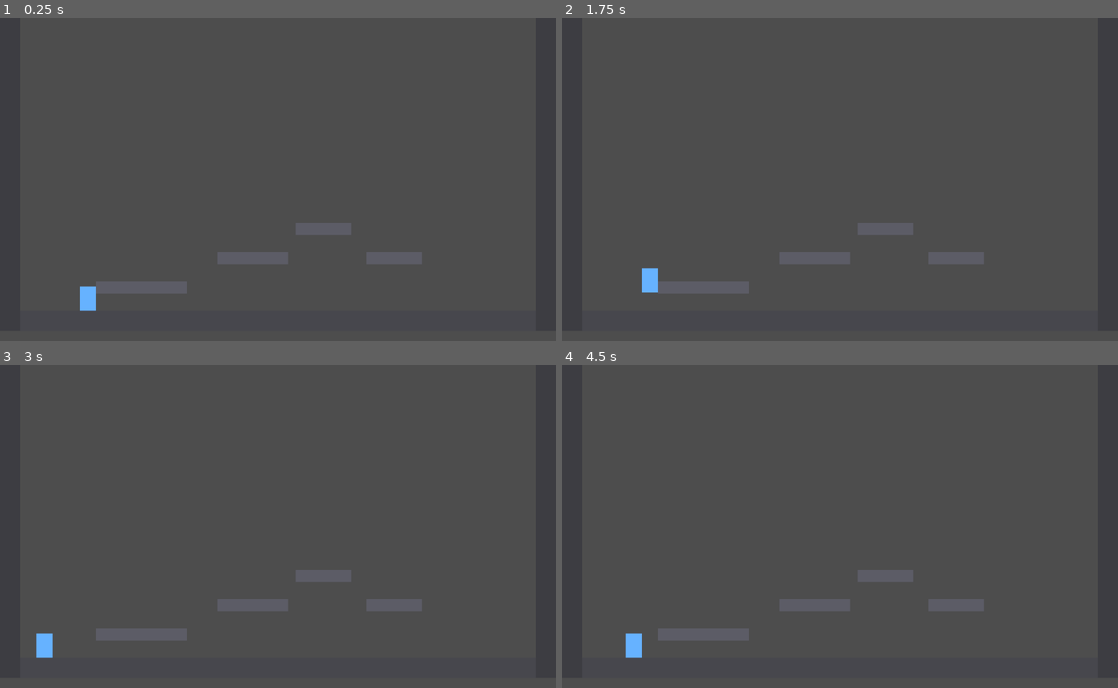
Above: before the commit, frames 1-4 (two rows, left to right).
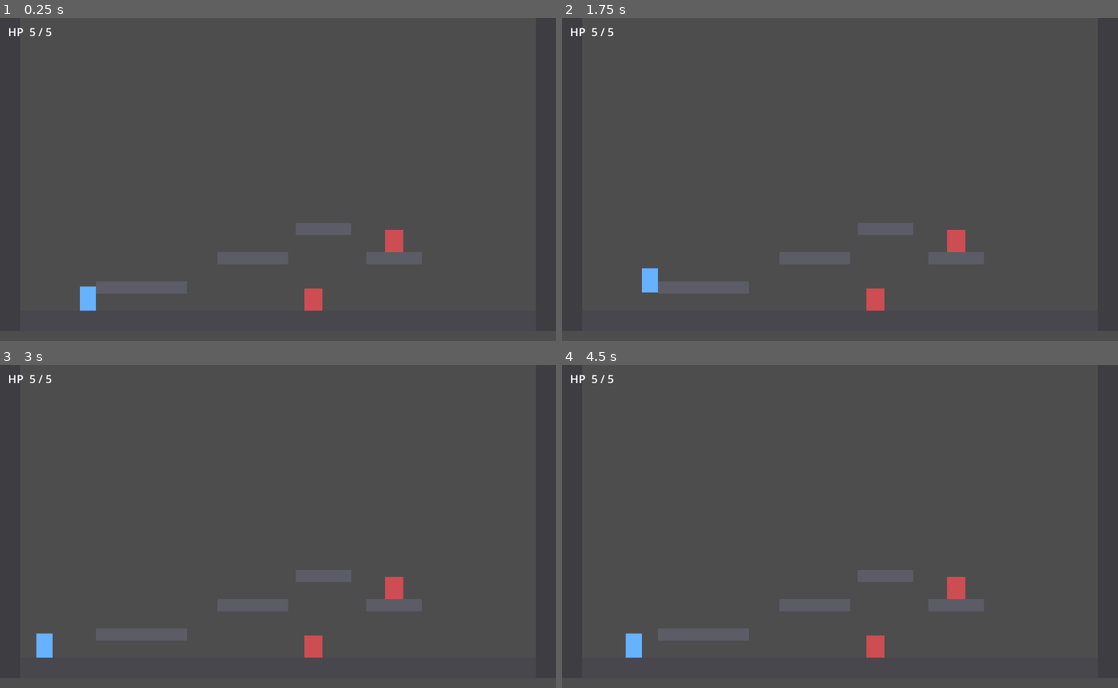
Above: after the commit, the same moments.

Repository: TrittoG/austral
Game: Godot game, scene res://scenes/test_room.tscn
Two runs of this game, one before a commit and one after it. Both use one fixed random seed, a clock stepped at 60 frames per second and the inputs below.
Inputs:
- Up to frame 1 (0.25 s): no input
- Up to frame 2 (1.75 s): tap Enter at 0.5 s; hold S (look_down, bound only after the commit) 0.53-1.28 s; hold D (move_right) from 0.53 s (still down); tap J (attack, bound only after the commit) at 0.6 s; tap Space (jump) at 0.77, 1.52 s; tap S (look_down, bound only after the commit) at 1.35 s; tap W (look_up, bound only after the commit) at 1.55 s
- Up to frame 3 (3 s): release D (move_right) at 2.03 s; hold A (move_left) 2.03-2.78 s; hold W (look_up, bound only after the commit) 2.03-2.78 s; tap J (attack, bound only after the commit) at 2.3, 2.85 s; hold D (move_right) from 2.78 s (still down)
- Up to frame 4 (4.5 s): tap Space (jump) at 3.02, 3.77 s; tap S (look_down, bound only after the commit) at 3.05 s; hold S (look_down, bound only after the commit) 3.53-4.28 s; tap W (look_up, bound only after the commit) at 3.8, 4.35 s; release D (move_right) at 4.28 s; hold A (move_left) from 4.28 s (still down)

The runs differ from the first frame. In frame 1, 0.5% of the frame differs, in the area x 1-73%, y 3-91%; in frame 2, 0.5%; in frame 3, 0.5%; in frame 4, 0.5%.

Commit message:
Fase 1: Combate y vida
- Ataque melee (el nail): hitbox temporal en 4 direcciones, con
  duracion/cooldown/alcance @export. Apuntado con look_up/look_down.
- Feedback de impacto: hitstop (autoload Juice), knockback y flash
  los aplica quien recibe el golpe.
- Pogo: golpe hacia abajo en el aire rebota hacia arriba.
- Vida del player: HP, i-frames con parpadeo, knockback al ser golpeado,
  respawn provisorio al morir (hasta checkpoints en Fase 5).
- Enemy dummy: saco de boxeo con vida, recibe golpes y dania al tocar.
- HUD minimo de HP. Input map: jump solo barra, +look_up/down +attack.
- Capas de colision separadas para hurtbox/hitbox de player y enemigo.

Co-Authored-By: Claude Opus 4.8 <noreply@anthropic.com>

Diff:
--- a/project.godot
+++ b/project.godot
@@ -40,9 +40,30 @@
 jump={
 "deadzone": 0.5,
 "events": [Object(InputEventKey,"resource_local_to_scene":false,"resource_name":"","device":-1,"window_id":0,"alt_press …(190 unchanged characters)…
+]
+}
+look_up={
+"deadzone": 0.5,
+"events": [Object(InputEventKey,"resource_local_to_scene":false,"resource_name":"","device":-1,"window_id":0,"alt_pressed":false,"shift_pressed":false,"ctrl_pressed":false,"meta_pressed":false,"pressed":false,"keycode":0,"physical_keycode":87,"key_label":0,"unicode":0,"location":0,"echo":false,"script":null)
 , Object(InputEventKey,"resource_local_to_scene":false,"resource_name":"","device":-1,"window_id":0,"alt_pressed":false …(186 unchanged characters)…
 ]
 }
+look_down={
+"deadzone": 0.5,
+"events": [Object(InputEventKey,"resource_local_to_scene":false,"resource_name":"","device":-1,"window_id":0,"alt_pressed":false,"shift_pressed":false,"ctrl_pressed":false,"meta_pressed":false,"pressed":false,"keycode":0,"physical_keycode":83,"key_label":0,"unicode":0,"location":0,"echo":false,"script":null)
+, Object(InputEventKey,"resource_local_to_scene":false,"resource_name":"","device":-1,"window_id":0,"alt_pressed":false,"shift_pressed":false,"ctrl_pressed":false,"meta_pressed":false,"pressed":false,"keycode":0,"physical_keycode":4194322,"key_label":0,"unicode":0,"location":0,"echo":false,"script":null)
+]
+}
+attack={
+"deadzone": 0.5,
+"events": [Object(InputEventKey,"resource_local_to_scene":false,"resource_name":"","device":-1,"window_id":0,"alt_pressed":false,"shift_pressed":false,"ctrl_pressed":false,"meta_pressed":false,"pressed":false,"keycode":0,"physical_keycode":74,"key_label":0,"unicode":0,"location":0,"echo":false,"script":null)
+, Object(InputEventKey,"resource_local_to_scene":false,"resource_name":"","device":-1,"window_id":0,"alt_pressed":false,"shift_pressed":false,"ctrl_pressed":false,"meta_pressed":false,"pressed":false,"keycode":0,"physical_keycode":88,"key_label":0,"unicode":0,"location":0,"echo":false,"script":null)
+]
+}
+
+[autoload]
+
+Juice="*res://scripts/juice.gd"
 
 [rendering]
 
--- /dev/null
+++ b/scenes/enemy_dummy.tscn
@@ -0,0 +1,43 @@
+[gd_scene load_steps=5 format=3 uid="uid://d0dummy00argen"]
+
+[ext_resource type="Script" path="res://scripts/enemy_dummy.gd" id="1_dummy"]
+
+[sub_resource type="RectangleShape2D" id="RectangleShape2D_dummy_body"]
+size = Vector2(36, 44)
+
+[sub_resource type="RectangleShape2D" id="RectangleShape2D_dummy_hurt"]
+size = Vector2(36, 44)
+
+[sub_resource type="RectangleShape2D" id="RectangleShape2D_dummy_contact"]
+size = Vector2(40, 48)
+
+[node name="EnemyDummy" type="CharacterBody2D"]
+collision_layer = 4
+collision_mask = 1
+script = ExtResource("1_dummy")
+
+[node name="CollisionShape2D" type="CollisionShape2D" parent="."]
+shape = SubResource("RectangleShape2D_dummy_body")
+
+[node name="Body" type="ColorRect" parent="."]
+offset_left = -18.0
+offset_top = -22.0
+offset_right = 18.0
+offset_bottom = 22.0
+color = Color(0.8, 0.3, 0.32, 1)
+
+[node name="Hurtbox" type="Area2D" parent="." groups=["enemy_hurtbox"]]
+collision_layer = 16
+collision_mask = 0
+monitoring = false
+
+[node name="CollisionShape2D" type="CollisionShape2D" parent="Hurtbox"]
+shape = SubResource("RectangleShape2D_dummy_hurt")
+
+[node name="ContactDamage" type="Area2D" parent="." groups=["enemy_hitbox"]]
+collision_layer = 32
+collision_mask = 0
+monitoring = false
+
+[node name="CollisionShape2D" type="CollisionShape2D" parent="ContactDamage"]
+shape = SubResource("RectangleShape2D_dummy_contact")
--- a/scenes/player.tscn
+++ b/scenes/player.tscn
@@ -1,11 +1,19 @@
-[gd_scene load_steps=3 format=3 uid="uid://b8player0argen"]
+[gd_scene load_steps=5 format=3 uid="uid://b8player0argen"]
 
 [ext_resource type="Script" path="res://scripts/player.gd" id="1_player"]
 
 [sub_resource type="RectangleShape2D" id="RectangleShape2D_body"]
 size = Vector2(32, 48)
 
+[sub_resource type="RectangleShape2D" id="RectangleShape2D_sword"]
+size = Vector2(50, 44)
+
+[sub_resource type="RectangleShape2D" id="RectangleShape2D_hurt"]
+size = Vector2(32, 48)
+
 [node name="Player" type="CharacterBody2D"]
+collision_layer = 2
+collision_mask = 1
 script = ExtResource("1_player")
 
 [node name="CollisionShape2D" type="CollisionShape2D" parent="."]
@@ -17,3 +25,20 @@
 offset_right = 16.0
 offset_bottom = 24.0
 color = Color(0.4, 0.7, 1, 1)
+
+[node name="Sword" type="Area2D" parent="."]
+collision_layer = 0
+collision_mask = 16
+monitorable = false
+
+[node name="CollisionShape2D" type="CollisionShape2D" parent="Sword"]
+position = Vector2(33, 0)
+shape = SubResource("RectangleShape2D_sword")
+disabled = true
+
+[node name="Hurtbox" type="Area2D" parent="."]
+collision_layer = 64
+collision_mask = 32
+
+[node name="CollisionShape2D" type="CollisionShape2D" parent="Hurtbox"]
+shape = SubResource("RectangleShape2D_hurt")
--- a/scenes/test_room.tscn
+++ b/scenes/test_room.tscn
@@ -1,6 +1,8 @@
-[gd_scene load_steps=8 format=3 uid="uid://c1testroom0argen"]
+[gd_scene load_steps=10 format=3 uid="uid://c1testroom0argen"]
 
 [ext_resource type="PackedScene" path="res://scenes/player.tscn" id="1_player"]
+[ext_resource type="PackedScene" path="res://scenes/enemy_dummy.tscn" id="2_dummy"]
+[ext_resource type="Script" path="res://scripts/hud.gd" id="3_hud"]
 
 [sub_resource type="RectangleShape2D" id="shape_floor"]
 size = Vector2(1100, 40)
@@ -112,3 +114,20 @@
 
 [node name="Player" parent="." instance=ExtResource("1_player")]
 position = Vector2(180, 540)
+
+[node name="DummyFloor" parent="." instance=ExtResource("2_dummy")]
+position = Vector2(620, 540)
+
+[node name="DummyPlatform" parent="." instance=ExtResource("2_dummy")]
+position = Vector2(780, 430)
+
+[node name="HUD" type="CanvasLayer" parent="."]
+script = ExtResource("3_hud")
+
+[node name="Label" type="Label" parent="HUD"]
+offset_left = 16.0
+offset_top = 12.0
+offset_right = 220.0
+offset_bottom = 44.0
+theme_override_font_sizes/font_size = 22
+text = "HP"
--- /dev/null
+++ b/scripts/enemy_dummy.gd
@@ -0,0 +1,74 @@
+extends CharacterBody2D
+
+# ============================================================
+#  ENEMY DUMMY — saco de boxeo para probar el combate
+#  Sin IA todavía (eso es Fase 2). Solo: recibe golpes, hace
+#  feedback (flash + knockback), te daña al tocarte, y muere.
+# ============================================================
+
+@export_group("Vida")
+## Vida del dummy. Subila para probar varios golpes.
+@export var max_health: int = 5
+
+@export_group("Feedback al recibir golpes")
+## Empuje al ser golpeado.
+@export var knockback_force: float = 220.0
+## Color del flash al recibir un golpe.
+@export var flash_color: Color = Color(1, 1, 1)
+## Duración del flash en segundos.
+@export var flash_duration: float = 0.08
+
+@export_group("Física")
+## Gravedad propia (cae si lo empujás al vacío).
+@export var gravity: float = 980.0
+## Cuán rápido frena tras el knockback.
+@export var friction: float = 600.0
+
+var health: int
+var flash_timer: float = 0.0
+var base_color: Color
+
+@onready var body: ColorRect = $Body
+
+
+func _ready() -> void:
+	health = max_health
+	base_color = body.color
+
+
+func _physics_process(delta: float) -> void:
+	# Gravedad + frenado del knockback. Lo justo para que reaccione físico.
+	if not is_on_floor():
+		velocity.y += gravity * delta
+	velocity.x = move_toward(velocity.x, 0.0, friction * delta)
+	move_and_slide()
+
+	# Apagar el flash cuando se acaba.
+	if flash_timer > 0.0:
+		flash_timer -= delta
+		if flash_timer <= 0.0:
+			body.color = base_color
+
+
+# La llama el player desde su hitbox de ataque.
+func take_damage(amount: int, from_position: Vector2) -> void:
+	health -= amount
+
+	# Flash: lo más barato y efectivo para que se vea el impacto.
+	body.color = flash_color
+	flash_timer = flash_duration
+
+	# Knockback en sentido contrario al atacante.
+	var dir := signf(global_position.x - from_position.x)
+	if dir == 0.0:
+		dir = 1.0
+	velocity.x = dir * knockback_force
+	velocity.y = -knockback_force * 0.4
+
+	if health <= 0:
+		_die()
+
+
+func _die() -> void:
+	# Por ahora simplemente desaparece. El feedback de muerte real va en Fase 2.
+	queue_free()
--- /dev/null
+++ b/scripts/hud.gd
@@ -0,0 +1,24 @@
+extends CanvasLayer
+
+# ============================================================
+#  HUD — display mínimo de vida
+#  Se engancha al player por grupo y escucha health_changed.
+#  Placeholder de texto; los corazones lindos van en la Fase 10.
+# ============================================================
+
+@onready var label: Label = $Label
+
+
+func _ready() -> void:
+	# Esperar un frame asegura que el player ya hizo su _ready
+	# (y se agregó al grupo "player").
+	await get_tree().process_frame
+	# Sin tipo explícito: health_changed no está declarado en Node.
+	var player = get_tree().get_first_node_in_group("player")
+	if player:
+		player.health_changed.connect(_on_health_changed)
+		_on_health_changed(player.health, player.max_health)
+
+
+func _on_health_changed(current: int, maximum: int) -> void:
+	label.text = "HP  %d / %d" % [current, maximum]
--- /dev/null
+++ b/scripts/juice.gd
@@ -0,0 +1,26 @@
+extends Node
+
+# ============================================================
+#  JUICE — singleton de game feel (autoload)
+#  Helpers globales que dan "jugo" al juego. Por ahora solo
+#  hitstop; en la Fase 10 acá van screen shake, etc.
+# ============================================================
+
+# Cuántos hitstops hay activos. Si se encadenan golpes, el último
+# en terminar es el que restaura el tiempo (evita destrabar de más).
+var _hitstop_count: int = 0
+
+
+# Congela el juego unos milisegundos en el momento del impacto.
+# Es lo que hace que pegar "pegue": el golpe se siente contundente.
+# duration en segundos (2-4 frames @60fps ≈ 0.03-0.07).
+func hitstop(duration: float) -> void:
+	_hitstop_count += 1
+	Engine.time_scale = 0.0
+	# El timer ignora time_scale (último arg = true) para poder
+	# contar tiempo real mientras el juego está congelado.
+	await get_tree().create_timer(duration, true, false, true).timeout
+	_hitstop_count -= 1
+	if _hitstop_count <= 0:
+		_hitstop_count = 0
+		Engine.time_scale = 1.0
--- a/scripts/player.gd
+++ b/scripts/player.gd
@@ -42,6 +42,39 @@
 ## Ventana (s) para "recordar" un salto apretado antes de tocar el piso.
 @export var jump_buffer_time: float = 0.1
 
+# ---- Ataque (el "nail") ------------------------------------
+@export_group("Ataque")
+## Daño que hace cada golpe (no te enrosques con el número todavía).
+@export var attack_damage: int = 1
+## Cuántos segundos queda activo el hitbox del golpe.
+@export var attack_duration: float = 0.12
+## Tiempo mínimo entre golpes (cadencia del ataque).
+@export var attack_cooldown: float = 0.25
+## Alcance del golpe en píxeles (largo del hitbox).
+@export var attack_reach: float = 50.0
+## Ancho del hitbox del golpe.
+@export var attack_width: float = 44.0
+## Congelamiento del juego al impactar (hitstop). 0.05 ≈ 3 frames.
+@export var attack_hitstop: float = 0.05
+
+# ---- Pogo (rebote al pegar hacia abajo en el aire) ---------
+@export_group("Pogo")
+## Impulso hacia arriba al pegarle a algo con un golpe hacia abajo.
+@export var pogo_velocity: float = 360.0
+
+# ---- Vida y daño recibido ----------------------------------
+@export_group("Vida")
+## Vida máxima del player.
+@export var max_health: int = 5
+## Empuje horizontal al recibir un golpe.
+@export var hurt_knockback: float = 250.0
+## Empuje vertical (hacia arriba) al recibir un golpe.
+@export var hurt_knockback_up: float = 140.0
+## Segundos de invulnerabilidad tras recibir daño (i-frames).
+@export var invuln_time: float = 1.0
+## Hitstop al recibir daño (un poco más largo que el de pegar).
+@export var hurt_hitstop: float = 0.08
+
 # ---- Valores derivados (no tocar a mano) -------------------
 # Se calculan a partir de jump_height y los tiempos. Se recalculan cada
 # frame para que tunear los @export de arriba surta efecto en vivo.
@@ -53,9 +86,34 @@
 var coyote_timer: float = 0.0
 var jump_buffer_timer: float = 0.0
 
+# ---- Estado de combate y vida ------------------------------
+var facing: int = 1                # 1 = mira a la derecha, -1 a la izquierda
+var health: int                    # vida actual
+var attack_cooldown_timer: float = 0.0   # tiempo hasta poder volver a pegar
+var attack_active_timer: float = 0.0     # tiempo que queda el hitbox activo
+var attack_dir: Vector2 = Vector2.RIGHT  # dirección del golpe en curso
+var attack_hit_targets: Array = []       # a quién ya golpeó este swing (evita doble daño)
+var invuln_timer: float = 0.0            # i-frames restantes
+var spawn_point: Vector2                 # dónde reaparecer al morir (provisorio)
+
+# Se emite cuando cambia la vida, para que el HUD se actualice.
+signal health_changed(current: int, maximum: int)
+
+# ---- Referencias a nodos -----------------------------------
+@onready var sword: Area2D = $Sword
+@onready var sword_shape: CollisionShape2D = $Sword/CollisionShape2D
+@onready var hurtbox: Area2D = $Hurtbox
+@onready var body: ColorRect = $Body
+
 
 func _ready() -> void:
 	_update_jump_parameters()
+	add_to_group("player")
+	health = max_health
+	spawn_point = global_position
+	# El hitbox del golpe arranca apagado; se prende solo al atacar.
+	sword_shape.disabled = true
+	health_changed.emit(health, max_health)
 
 
 func _physics_process(delta: float) -> void:
@@ -68,6 +126,10 @@
 	_apply_variable_jump_height()
 	_apply_gravity(delta)
 	_apply_horizontal_movement(delta)
+
+	_handle_attack(delta)
+	_handle_invulnerability(delta)
+	_check_incoming_damage()
 
 	move_and_slide()
 
@@ -143,8 +205,136 @@
 func _apply_horizontal_movement(delta: float) -> void:
 	var direction := Input.get_axis("move_left", "move_right")
 	if direction != 0.0:
+		facing = 1 if direction > 0.0 else -1  # recordar hacia dónde mira
 		var accel := ground_acceleration if is_on_floor() else air_acceleration
 		velocity.x = move_toward(velocity.x, direction * speed, accel * delta)
 	else:
 		var friction := ground_friction if is_on_floor() else air_friction
 		velocity.x = move_toward(velocity.x, 0.0, friction * delta)
+
+
+# ------------------------------------------------------------
+#  ATAQUE CUERPO A CUERPO (el "nail") + POGO
+# ------------------------------------------------------------
+# Un hitbox temporal que aparece unos frames en la dirección que mirás
+# (o arriba/abajo si lo apuntás). El feel del golpe está en el feedback:
+# hitstop al impactar, knockback y flash los pone quien recibe el golpe.
+func _handle_attack(delta: float) -> void:
+	attack_cooldown_timer = maxf(attack_cooldown_timer - delta, 0.0)
+
+	# Iniciar un golpe nuevo si no hay cooldown pendiente.
+	if Input.is_action_just_pressed("attack") and attack_cooldown_timer <= 0.0:
+		_start_attack()
+
+	# Mientras el hitbox está activo, chequear a quién toca.
+	if attack_active_timer > 0.0:
+		attack_active_timer -= delta
+		_check_attack_hits()
+		if attack_active_timer <= 0.0:
+			sword_shape.set_deferred("disabled", true)
+
+
+func _start_attack() -> void:
+	attack_dir = _get_attack_direction()
+	attack_active_timer = attack_duration
+	attack_cooldown_timer = attack_cooldown
+	attack_hit_targets.clear()
+	_position_sword(attack_dir)
+	sword_shape.disabled = false
+
+
+# La dirección del golpe: arriba si apuntás arriba, abajo si apuntás abajo
+# estando en el aire (el pogo solo tiene sentido en el aire), si no horizontal.
+func _get_attack_direction() -> Vector2:
+	if Input.is_action_pressed("look_up"):
+		return Vector2.UP
+	if Input.is_action_pressed("look_down") and not is_on_floor():
+		return Vector2.DOWN
+	return Vector2.RIGHT if facing >= 0 else Vector2.LEFT
+
+
+# Coloca y orienta el hitbox del golpe según la dirección.
+func _position_sword(dir: Vector2) -> void:
+	var shape := sword_shape.shape as RectangleShape2D
+	if dir == Vector2.UP or dir == Vector2.DOWN:
+		shape.size = Vector2(attack_width, attack_reach)
+	else:
+		shape.size = Vector2(attack_reach, attack_width)
+	# Desplazar el hitbox hacia afuera, en la dirección del golpe.
+	sword_shape.position = dir * (attack_reach * 0.5 + 8.0)
+
+
+func _check_attack_hits() -> void:
+	for area in sword.get_overlapping_areas():
+		if not area.is_in_group("enemy_hurtbox"):
+			continue
+		# Sin tipo explícito a propósito: take_damage no existe en Node,
+		# así que un target tipado como Node daría error al llamarlo.
+		var target = area.get_owner()
+		if target == null:
+			target = area.get_parent()
+		if target in attack_hit_targets:
+			continue
+		attack_hit_targets.append(target)
+
+		if target.has_method("take_damage"):
+			target.take_damage(attack_damage, global_position)
+
+		Juice.hitstop(attack_hitstop)
+
+		# Pogo: si el golpe es hacia abajo y conectó, rebotamos hacia arriba.
+		if attack_dir == Vector2.DOWN:
+			velocity.y = -pogo_velocity
+			# refrescar coyote para poder encadenar un salto tras el pogo
+			coyote_timer = coyote_time
+
+
+# ------------------------------------------------------------
+#  VIDA, DAÑO E I-FRAMES
+# ------------------------------------------------------------
+func _handle_invulnerability(delta: float) -> void:
+	if invuln_timer > 0.0:
+		invuln_timer -= delta
+		# Parpadeo: prende/apaga el cuerpo varias veces por segundo.
+		body.visible = int(invuln_timer * 20.0) % 2 == 0
+		if invuln_timer <= 0.0:
+			body.visible = true
+
+
+# Revisa si algún hitbox enemigo está tocando nuestro hurtbox.
+func _check_incoming_damage() -> void:
+	if invuln_timer > 0.0:
+		return
+	for area in hurtbox.get_overlapping_areas():
+		if area.is_in_group("enemy_hitbox"):
+			_take_damage(1, area.global_position)
+			break
+
+
+func _take_damage(amount: int, from_position: Vector2) -> void:
+	if invuln_timer > 0.0:
+		return
+	health -= amount
+	invuln_timer = invuln_time
+
+	# Knockback en sentido contrario a la fuente del daño.
+	var dir := signf(global_position.x - from_position.x)
+	if dir == 0.0:
+		dir = -facing
+	velocity.x = dir * hurt_knockback
+	velocity.y = -hurt_knockback_up
+
+	Juice.hitstop(hurt_hitstop)
+	health_changed.emit(health, max_health)
+
+	if health <= 0:
+		_die()
+
+
+# Provisorio hasta la Fase 5 (checkpoints): reaparece en el punto inicial.
+func _die() -> void:
+	health = max_health
+	global_position = spawn_point
+	velocity = Vector2.ZERO
+	invuln_timer = invuln_time
+	health_changed.emit(health, max_health)
